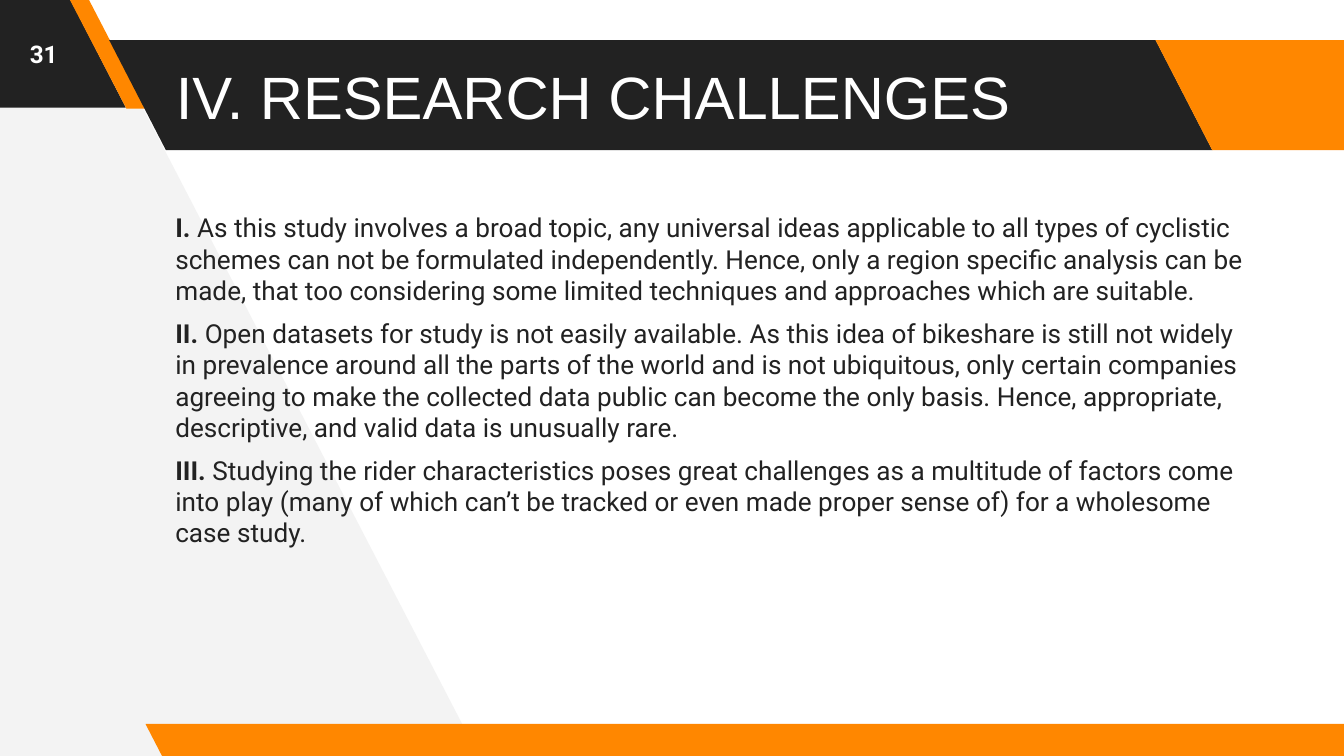
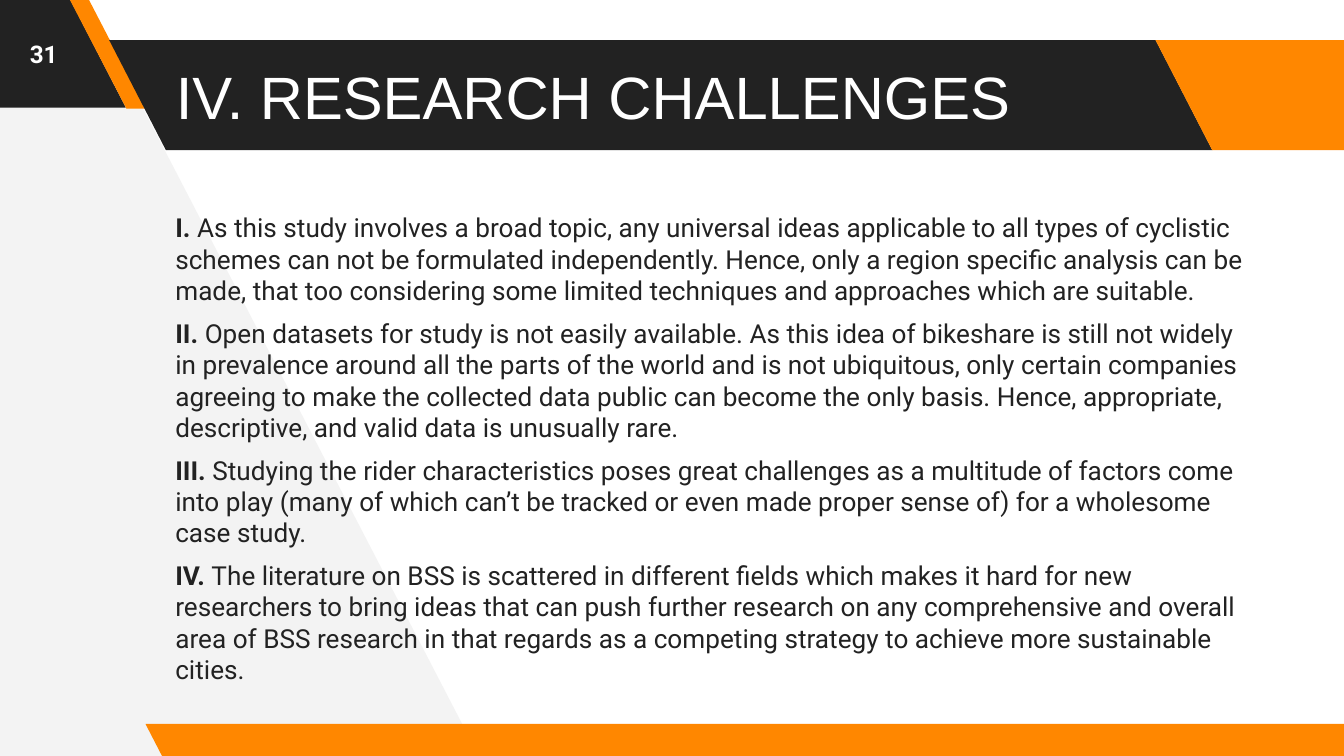
Before and after one commit to astrodestroyergithub/Divvy-Bike-Share, a slide deck: slide 31 of PPTS/19BCE1156_Tamojit_Roy_Capstone_Project_B.Tech_CSE_2019-23_Review-1.pptx. Drawn at 1344x756 pixels with LibreOffice and Linux fonts; fonts in the diff are those of the drawing. Boxes give left, top, right and bottom in pixels: in the first picture for what was removed or moved away, otherwise in the second. Text is boxed around its words. In the diff, an @@ line names an element or a change of style, - is before the commit and + after.

Commit message:
One more point in Research-Challenges in Review-1 PPT added

```diff
--- a/PPTS/19BCE1156_Tamojit_Roy_Capstone_Project_B.Tech_CSE_2019-23_Review-1.pptx
+++ b/PPTS/19BCE1156_Tamojit_Roy_Capstone_Project_B.Tech_CSE_2019-23_Review-1.pptx
@@ text at [175, 565, 1235, 680]: paragraph added @@
+IV. The literature on BSS is scattered in different fields which makes it hard for new researchers to bring ideas that can push further research on any comprehensive and overall area of BSS research in that regards as a competing strategy to achieve more sustainable cities.
```
